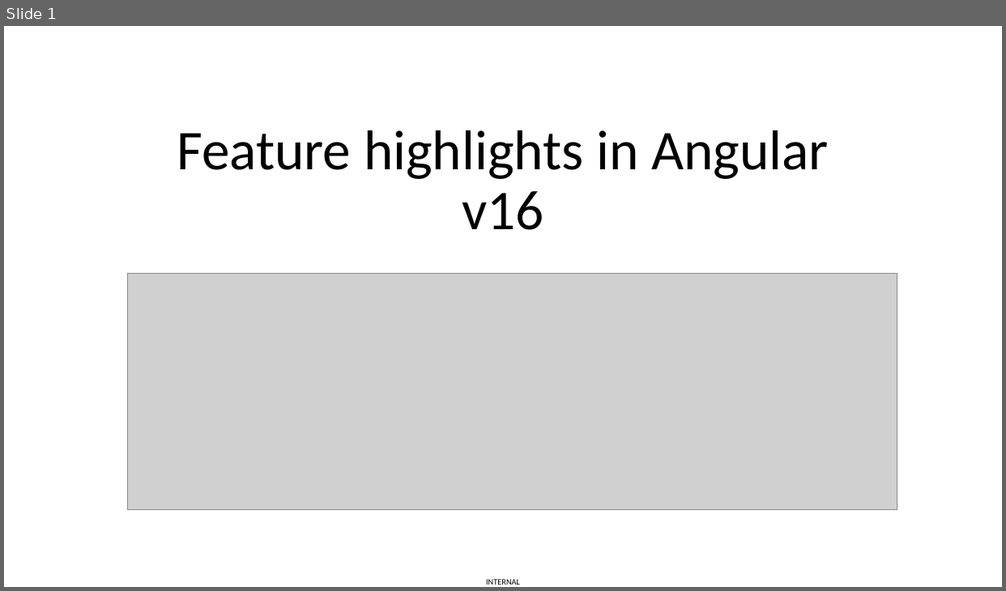
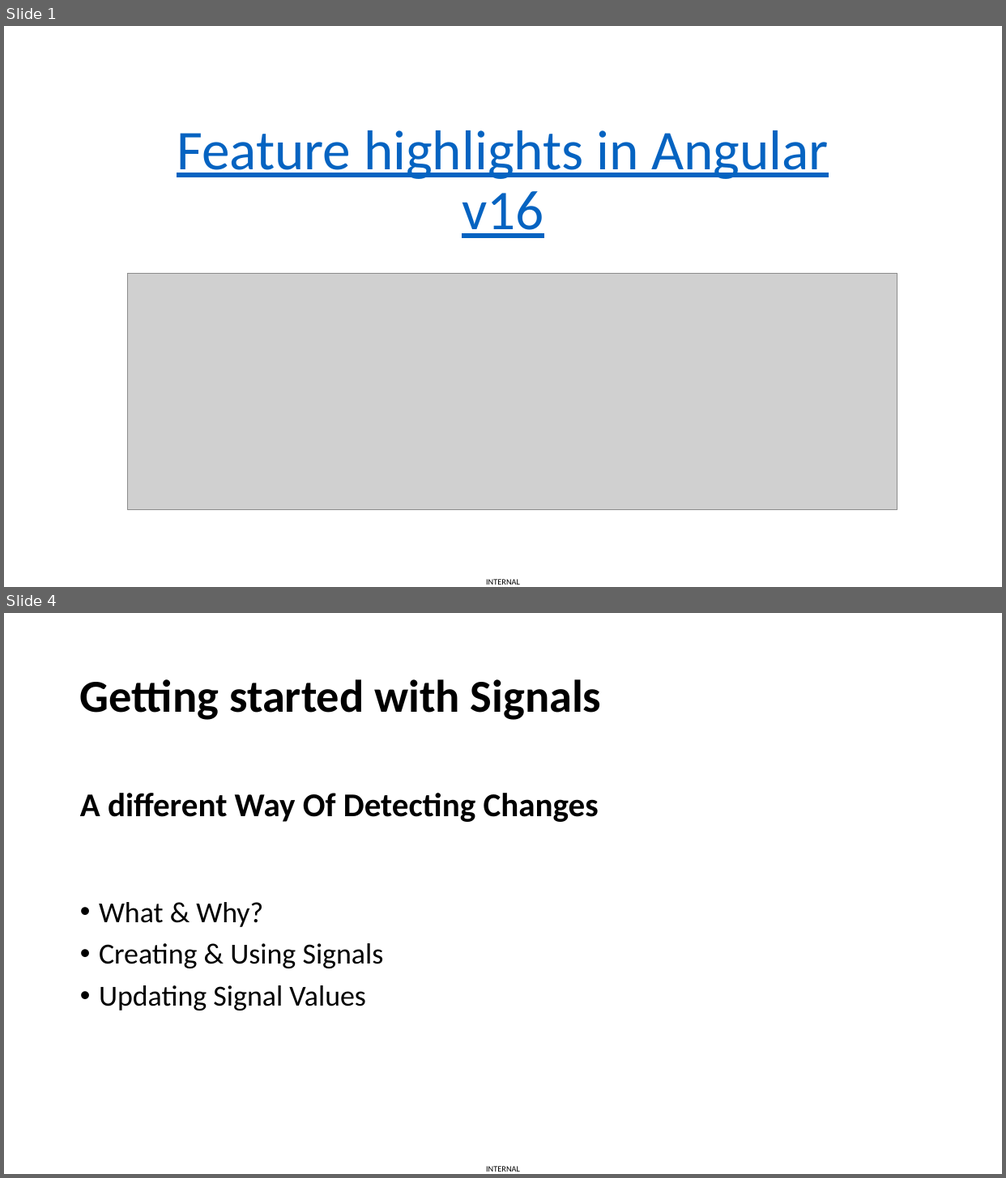
Before and after one commit to vuthaphai/ng-v16-new-features, a slide deck: Angular v16.pptx. Shown one above the other, each under a label of ours: slide 1 before the commit, slides 1 and 4 after it; the slides between them are not shown. The pictures are 1006x591 and 1006x1178 pixels, drawn with LibreOffice and Linux fonts; fonts in the diff are those of the drawing; grey boxes stand for pictures. Boxes give left, top, right and bottom in pixels: in the first picture for what was removed or moved away, otherwise in the second. Text is boxed around its words. In the diff, an @@ line names an element or a change of style, - is before the commit and + after.

```diff
--- a/Angular v16.pptx
+++ b/Angular v16.pptx
@@ slide 4 added at (4,613,1002,1174), background #FFFFFF; not listed: 1 template element that a slide beside it also shows @@
@@ title added at (80,679,602,720), 44 pt, text #000000, bold @@
+Getting started with Signals
@@ text added at (80,793,599,822), 32 pt, text #000000, bold @@
+A different Way Of Detecting Changes
@@ text added at (99,902,384,1011), 28 pt, text #000000 @@
+• What & Why?
+• Creating & Using Signals
+• Updating Signal Values
@@ slide 1 changed as well @@
@@ title "Feature highlights in Angular v16" at (177,130,829,238): text colour #000000 to #0563C1, underline on @@
```
Also in this commit, not shown: 1 other slide changed, 14 other slides added, 4 slides removed.
